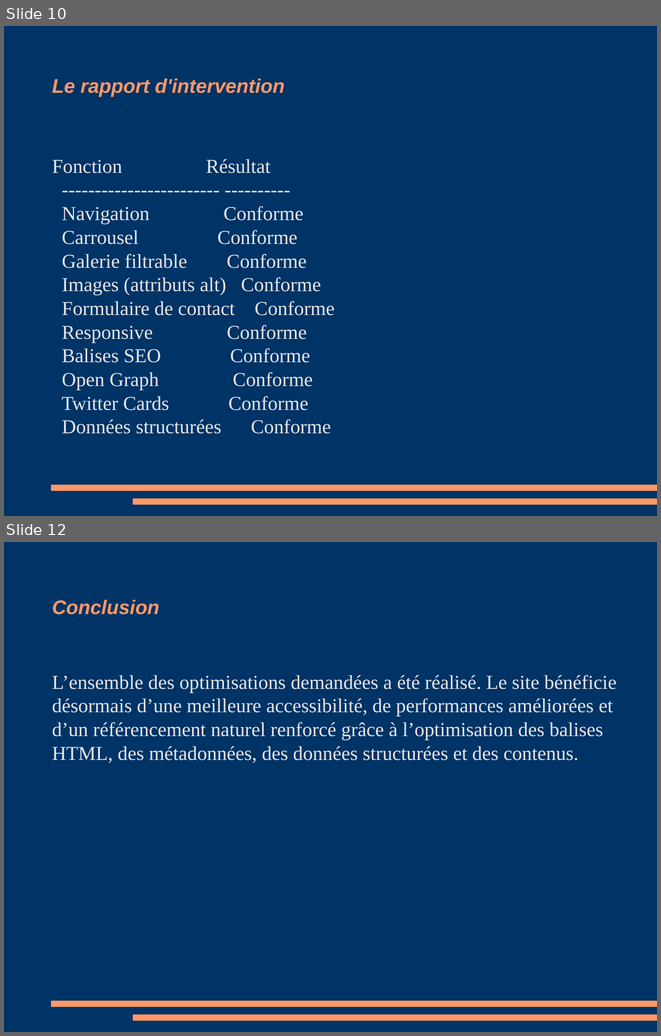
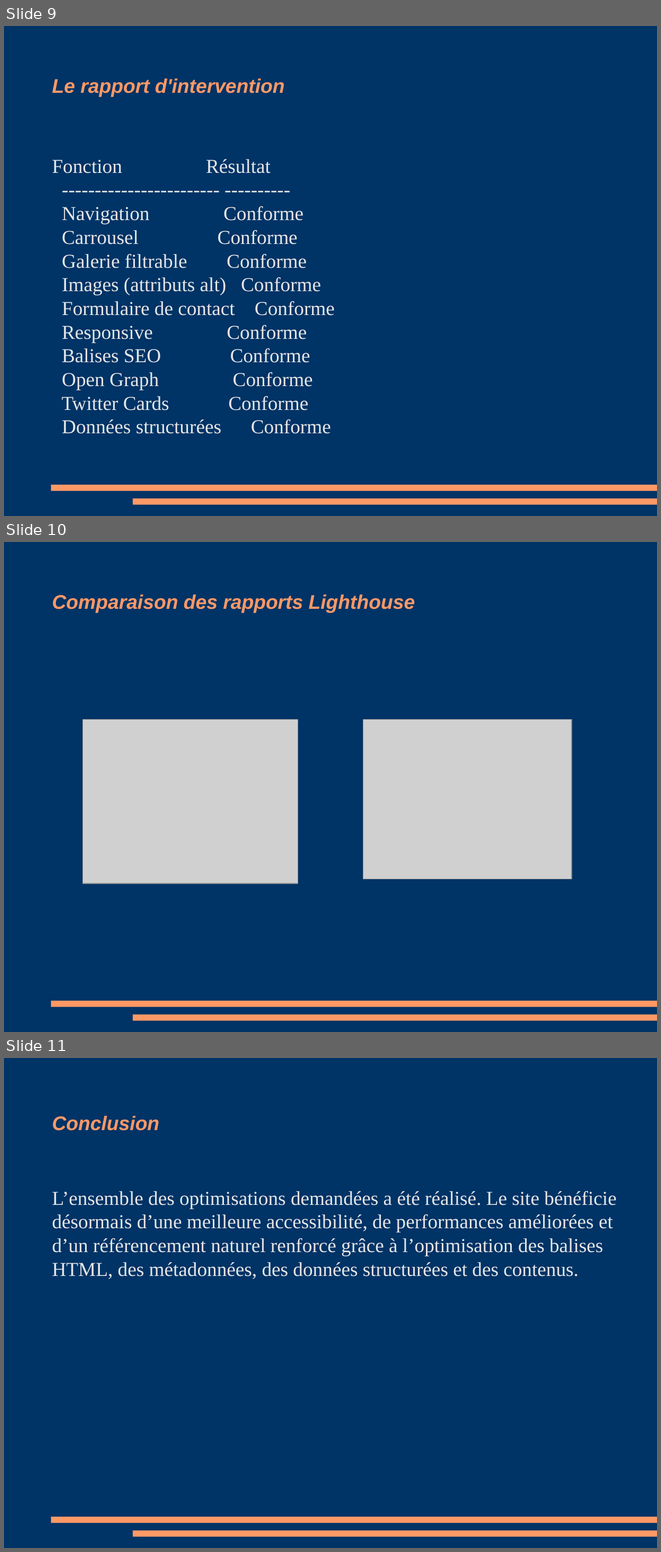
Before and after one commit to david51-ocr/Projet-Optimisation, a slide deck: Cahier de recette.odp. Shown one above the other, each under a label of ours: slides 10 and 12 before the commit, slides 9, 10 and 11 after it; the slides between them are not shown. The pictures are 661x1036 and 661x1552 pixels, drawn with LibreOffice and Linux fonts; fonts in the diff are those of the drawing; grey boxes stand for pictures. Boxes give left, top, right and bottom in pixels: in the first picture for what was removed or moved away, otherwise in the second. Text is boxed around its words. In the diff, an @@ line names an element or a change of style, - is before the commit and + after.

```diff
--- a/Cahier de recette.odp
+++ b/Cahier de recette.odp
@@ slide 10 added at bbox=[4, 542, 657, 1032], background #003366; not listed: 2 template elements that a slide beside it also shows @@
@@ title added at bbox=[52, 594, 415, 613], 24 pt, text #FF9966, bold, italic @@
+Comparaison des rapports Lighthouse
@@ picture added at bbox=[83, 719, 299, 883] @@
@@ picture added at bbox=[363, 719, 572, 879] @@
@@ what was slide 10 is now slide 9 @@
@@ what was slide 12 is now slide 11 @@
```
Also in this commit, not shown: 2 slides changed.
